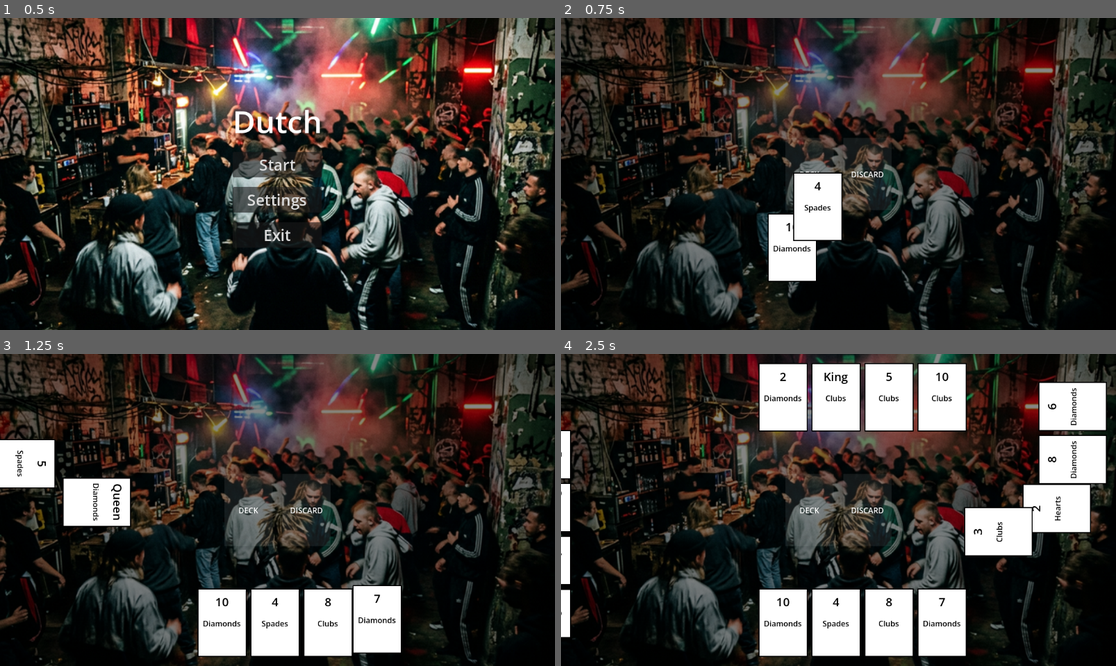
Above: before the commit, frames 1-4 (two rows, left to right).
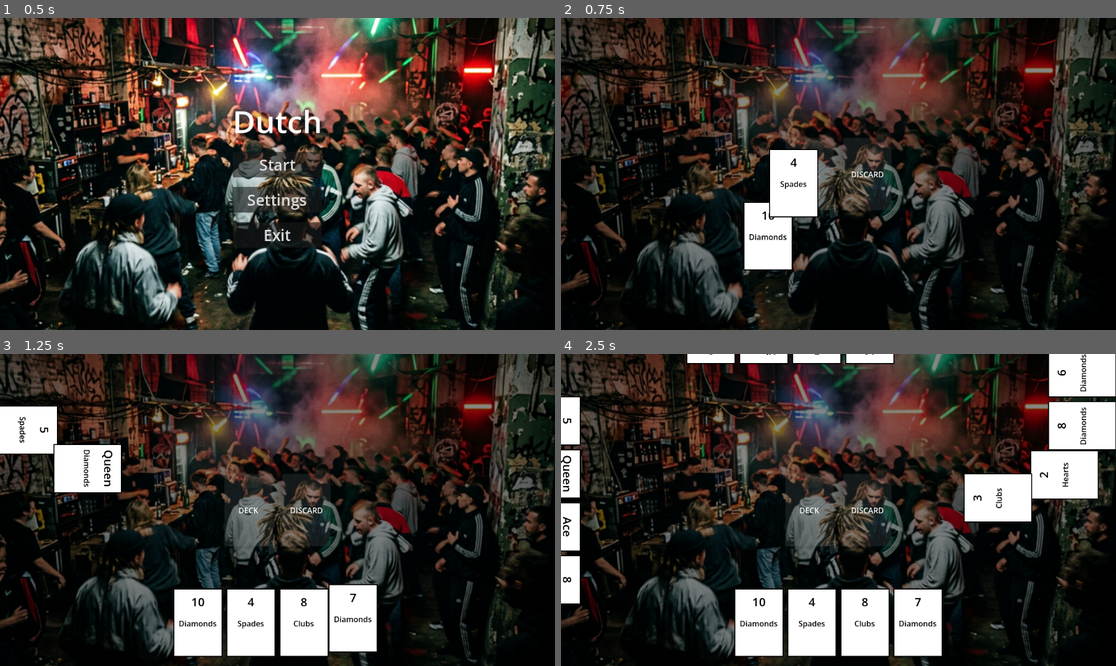
Above: after the commit, the same moments.

Repository: DinVin24/dutch
Game: Godot game, scene res://main_menu.tscn
Same seed, same stepped clock (60 frames per second), same inputs: the game is played once before the commit and once after it.
Inputs (mouse positions are in pixels of both pictures, inside the frame that each line leads up to):
- Up to frame 1 (0.5 s): no input
- Up to frame 2 (0.75 s): click "Start" at 0.5 s
- Up to frame 3 (1.25 s): no input
- Up to frame 4 (2.5 s): move the mouse to (783, 622) at 1.27 s; click (783, 622) at 1.42 s; move the mouse to (838, 622) at 2.02 s; click (838, 622) at 2.17 s

Frame 1 is identical in both runs. In frame 2, 4.4% of the frame differs, in the area x 32-51%, y 41-85%; in frame 3, 8.6%; in frame 4, 21%, in the area x 0-100%, y 0-98%.

Commit message:
Fix card border clipping by using center-based positioning logic

Diff:
--- a/game_board.gd
+++ b/game_board.gd
@@ -23,53 +23,21 @@
 			_handle_initial_deal()
 
 func _handle_initial_deal():
-	print("Game Board: Dealing cards with border-based positioning...")
+	print("Game Board: Dealing cards with center-based border positioning...")
 	var card_scene = preload("res://card.tscn")
 	var card_spacing = 110.0
 	var cards_per_player = 4
-	var card_size = Vector2(100, 140)
 	var padding = 20.0
+
+	# Card extents (100x140 card with pivot at 50,70)
+	var card_pivot = Vector2(50, 70)
+	var horizontal_half_height = 70.0 # Height/2 when horizontal
+	var vertical_half_width = 70.0 # height/2 when rotated 90 (becomes width)
 
 	var screen_size = get_viewport_rect().size
 	var total_spread = card_spacing * (cards_per_player - 1)
 
 	for p_idx in range(GameManager.num_players):
-		var start_pos: Vector2
-		var rotation = 0.0
-		var is_vertical = false
-
-		match p_idx:
-			0: # BOTTOM (Player)
-				var start_x = (screen_size.x - total_spread) / 2.0
-				var y_pos = screen_size.y - padding - card_size.y
-				start_pos = Vector2(start_x, y_pos)
-			1: # TOP (Bot 1)
-				if GameManager.num_players == 2:
-					var start_x = (screen_size.x - total_spread) / 2.0
-					var y_pos = padding
-					start_pos = Vector2(start_x, y_pos)
-				else: # For 3/4 players, 1 is Left
-					var x_pos = padding
-					var start_y = (screen_size.y - total_spread) / 2.0
-					start_pos = Vector2(x_pos, start_y)
-					rotation = 90
-					is_vertical = true
-			2: # TOP or RIGHT
-				if GameManager.num_players == 3:
-					var start_x = (screen_size.x - total_spread) / 2.0
-					var y_pos = padding
-					start_pos = Vector2(start_x, y_pos)
-				else: # For 4 players, 2 is Top
-					var start_x = (screen_size.x - total_spread) / 2.0
-					var y_pos = padding
-					start_pos = Vector2(start_x, y_pos)
-			3: # RIGHT
-				var x_pos = screen_size.x - padding - card_size.y # card_size.y because it's rotated 90
-				var start_y = (screen_size.y - total_spread) / 2.0
-				start_pos = Vector2(x_pos, start_y)
-				rotation = -90
-				is_vertical = true
-
 		for i in range(cards_per_player):
 			var card_data_dict = GameManager.deck_manager.draw_card()
 			if card_data_dict.is_empty(): break
@@ -82,25 +50,43 @@
 			card_data.is_face_up = true
 			card_inst.setup(card_data)
 
+			var target_center: Vector2
+			var rotation = 0.0
+
+			match p_idx:
+				0: # BOTTOM (Player)
+					var start_x = (screen_size.x - total_spread) / 2.0
+					target_center = Vector2(start_x + (i * card_spacing), screen_size.y - padding - horizontal_half_height)
+					rotation = 0
+				1: # TOP or LEFT
+					if GameManager.num_players == 2:
+						var start_x = (screen_size.x - total_spread) / 2.0
+						target_center = Vector2(start_x + (i * card_spacing), padding + horizontal_half_height)
+						rotation = 180 # Facing player
+					else:
+						# LEFT
+						var start_y = (screen_size.y - total_spread) / 2.0
+						target_center = Vector2(padding + vertical_half_width, start_y + (i * card_spacing))
+						rotation = 90
+				2: # TOP
+					var start_x = (screen_size.x - total_spread) / 2.0
+					target_center = Vector2(start_x + (i * card_spacing), padding + horizontal_half_height)
+					rotation = 180
+				3: # RIGHT
+					var start_y = (screen_size.y - total_spread) / 2.0
+					target_center = Vector2(screen_size.x - padding - vertical_half_width, start_y + (i * card_spacing))
+					rotation = -90
+
 			card_inst.rotation_degrees = rotation
 			add_child(card_inst)
 
-			# Pivot is at (50, 70). Positioning global_position means positioning the TOP-LEFT of the card.
-			# But rotation happens around the pivot.
-			var offset = i * card_spacing
-			var target_pos = start_pos
-			if is_vertical:
-				target_pos.y += offset
-			else:
-				target_pos.x += offset
+			# Setting global_position on a Control node with a pivot_offset
+			# actually sets the position of the (0,0) corner.
+			# To center the card at target_center, we subtract the pivot.
+			var target_pos = target_center - card_pivot
 
-			# To place the card relative to its BOUNDS while it has a pivot at center:
-			# target_pos is the intended Top-Left of the card hand.
-			# We must set global_position so the center (pivot) lands correctly.
-			card_inst.global_position = target_pos
-
-			var spawn_pos = deck_area.global_position
-			card_inst.global_position = spawn_pos
+			# Spawn at deck
+			card_inst.global_position = deck_area.global_position - card_pivot
 
 			var tween = create_tween()
 			tween.tween_property(card_inst, "global_position", target_pos, 0.4).set_trans(Tween.TRANS_QUAD).set_ease(Tween.EASE_OUT)
